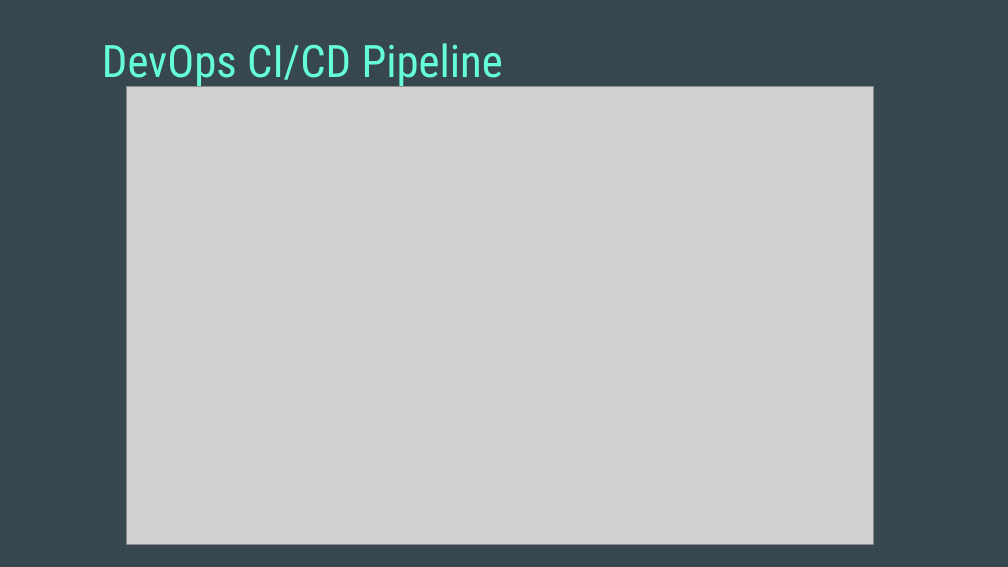
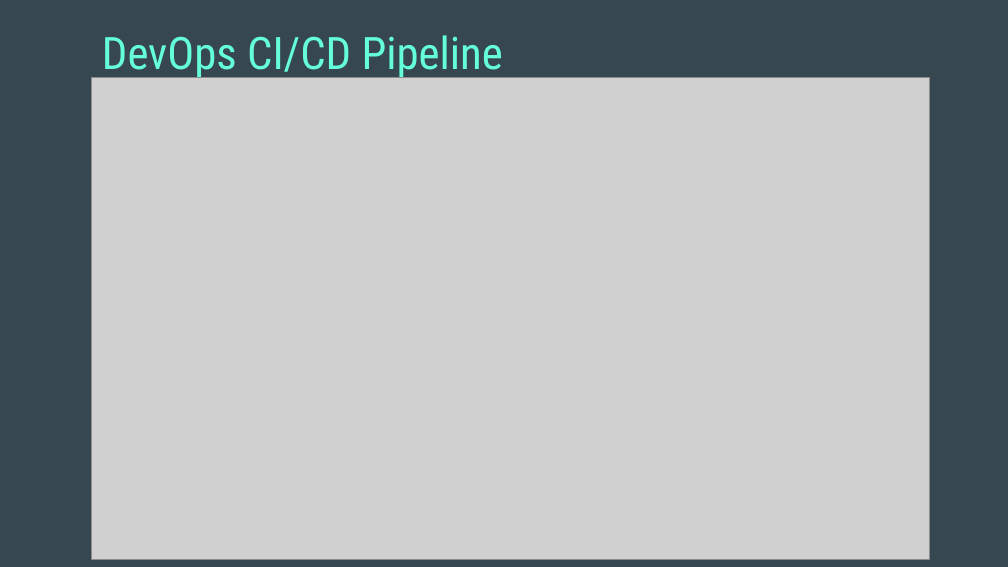
Before and after one commit to wgong/code2cloud, a slide deck: slide 4 of docs/code2cloud.pptx. Drawn at 1008x567 pixels with LibreOffice and Linux fonts; fonts in the diff are those of the drawing; grey boxes stand for pictures. Boxes give left, top, right and bottom in pixels: in the first picture for what was removed or moved away, otherwise in the second. Text is boxed around its words. In the diff, an @@ line names an element or a change of style, - is before the commit and + after.

```diff
--- a/docs/code2cloud.pptx
+++ b/docs/code2cloud.pptx
@@ title "DevOps CI/CD Pipeline": place and size @@
-title "DevOps CI/CD Pipeline" at (102,43,503,88)
+title "DevOps CI/CD Pipeline" at (102,35,503,81)
@@ picture: place and size @@
-picture at (126,87,873,544)
+picture at (92,78,929,559)
```
Also in this commit, not shown: 1 other file.
